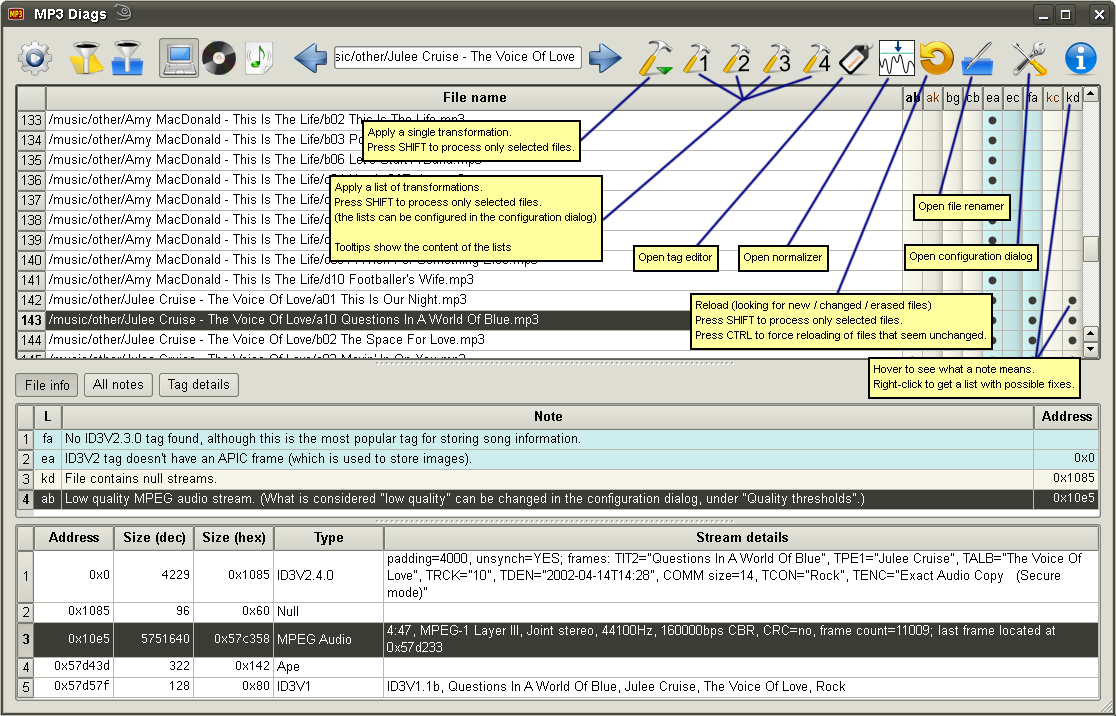
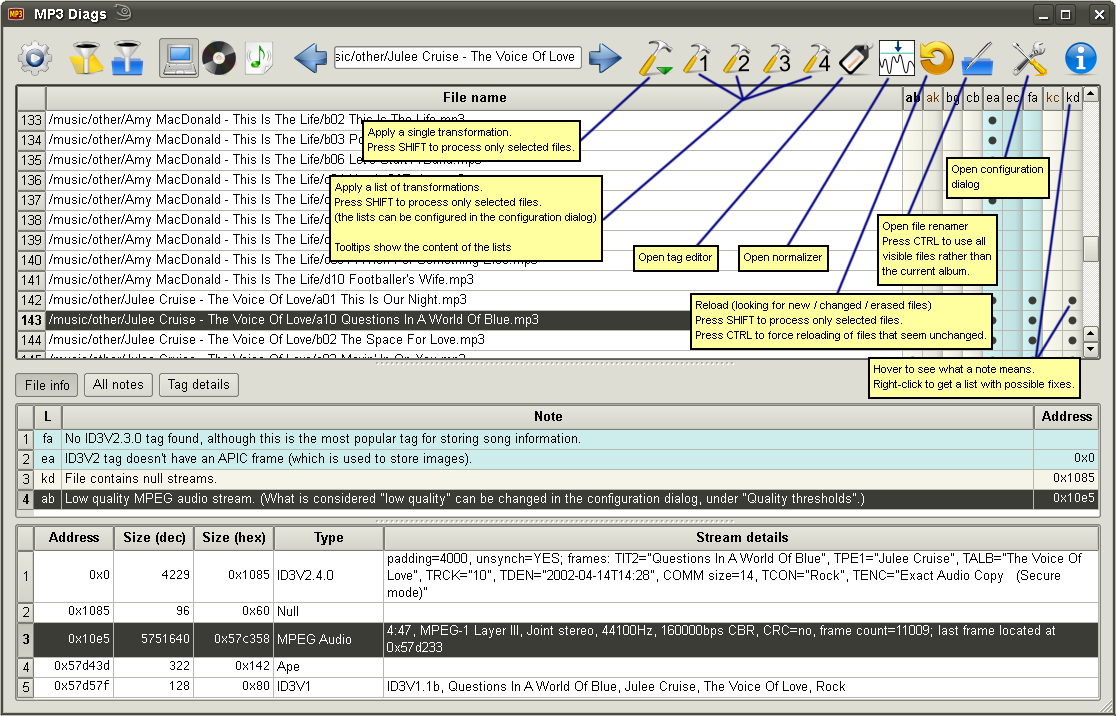
Before/after of a 1116 × 716 layered artwork. What changed in the layer stack:
moved "Pasted Layer#5" above "Pasted Layer#12", painted on it over (877, 194, 1011, 286)
added layer "Pasted Layer#12" above "Pasted Layer#2" over (946, 157, 1050, 199)
removed layer "Pasted Layer#6" over (904, 244, 1039, 271)
painted on "Pasted Layer#8" over (901, 72, 1032, 251)
